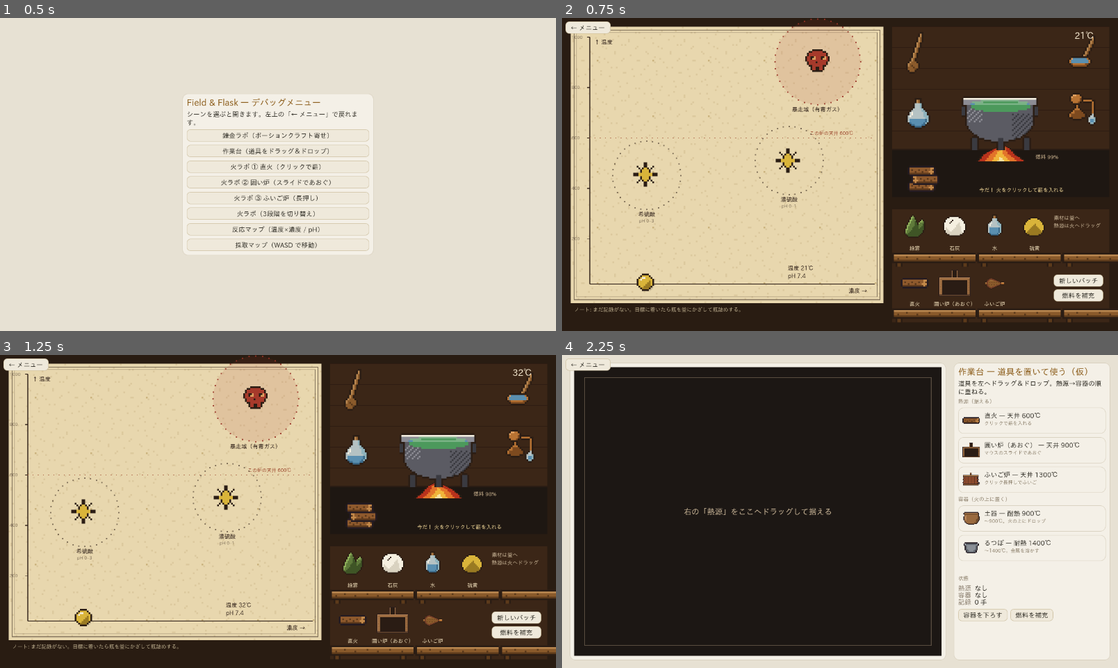
Above: before the commit, frames 1-4 (two rows, left to right).
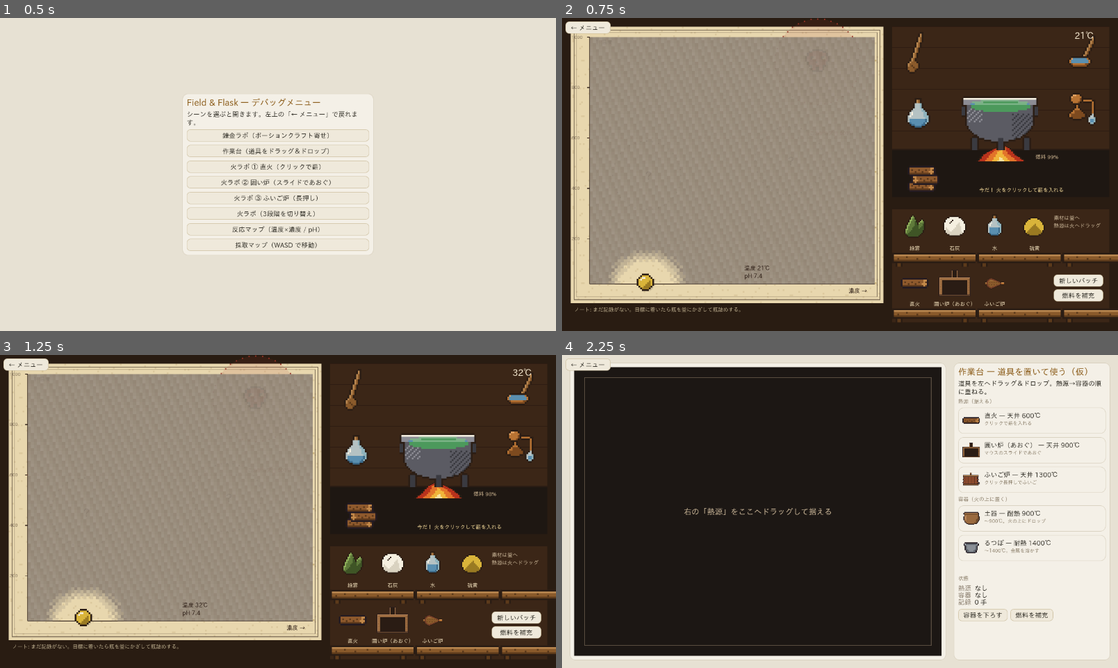
Above: after the commit, the same moments.

Repository: k-ken-ponko2/Field-And-Flask
Game: Godot game, scene res://presentation/debug/debug_menu.tscn
Two runs of this game, one before a commit and one after it. Both use one fixed random seed, a clock stepped at 60 frames per second and the inputs below. This scene is started directly instead of the project's main scene.
Inputs:
- Up to frame 1 (0.5 s): no input
- Up to frame 2 (0.75 s): click "錬金ラボ（ポーションクラフト寄せ）" at 0.5 s
- Up to frame 3 (1.25 s): no input
- Up to frame 4 (2.25 s): click "← メニュー" at 1.25 s; click "作業台（道具をドラッグ＆ドロップ）" at 2 s

Frame 1 is identical in both runs. In frame 2, 40% of the frame differs, in the area x 5-57%, y 6-86%; in frame 3, 40%; in frame 4, nothing differs.

Commit message:
Add fog of war and discovery to the alchemy map
反応マップにモヤ（霧）を入れる（docs/design/alchemy-lab.md §3）。

- core/reactions/map_exploration.gd: 探索状態（晴れた点の列・発見済みの物質）。Resource なので保存可能。
  mark_visited / reveal_around / discover / visibility / is_revealed。テスト追加（passed=159）
- alchemy_map_view.gd: モヤを 92×80 セルの低解像度テクスチャで描く（4 段階量子化＋市松の縁＝ドット絵の霧）。
  新しく晴れた点だけ差分で反映。未発見の目標は「？」、発見済みは八芒星＋名前。読み出しも
  「未知の物質（瓶詰めで判明）」
- alchemy_lab.gd: マーカーの移動で周りが晴れ（跡は残る）、瓶詰めで発見＝名前が付き周囲が広めに晴れる。
  初回は「新発見！」。探索状態はバッチをまたいで残る
- Web ビルドを Chromium で操作し、全面モヤ → 軌跡に沿って晴れる → 「？」 → 瓶詰めで名前と晴れ、を確認

Co-Authored-By: Claude Fable 5.1 <noreply@anthropic.com>
Claude-Session: https://claude.ai/code/session_01FSKeZJFgvj51DQoS47Yb1w

Diff:
--- a/core/__tests__/run_tests.gd
+++ b/core/__tests__/run_tests.gd
@@ -26,6 +26,7 @@
 	_test_heat_data()
 	_test_lab_bench()
 	_test_queue_and_stir()
+	_test_map_exploration()
 	_test_calendar()
 	print("========================================")
 	print("Field & Flask core tests: passed=%d failed=%d" % [_passed, _failed])
@@ -609,6 +610,22 @@
 	var replayed := note.replay(map, {&"vitriol": vitriol, &"lime": lime})
 	_ok(replayed.position.is_equal_approx(sim.position) and is_equal_approx(replayed.net_acid, sim.net_acid), "queue/stir をノートから再現できる")
 
+func _test_map_exploration() -> void:
+	var ex := MapExploration.new(&"acid_base")
+	_ok(is_zero_approx(ex.visibility(Vector2(2, 2))), "最初は全てモヤ")
+	_ok(ex.mark_visited(Vector2(2, 2)), "訪問点を記録")
+	_ok(not ex.mark_visited(Vector2(2.1, 2.0)), "近すぎる点は間引く")
+	_ok(ex.is_revealed(Vector2(2.5, 2.0)), "半径内は晴れ")
+	_ok(not ex.is_revealed(Vector2(4.0, 2.0)), "遠くはモヤのまま")
+	var v := ex.visibility(Vector2(2.0 + MapExploration.REVEAL_RADIUS + 0.25, 2.0))
+	_ok(v > 0.4 and v < 0.6, "縁は滑らかに落ちる (%.2f)" % v)
+	_ok(ex.mark_visited(Vector2(3, 2)) and ex.is_revealed(Vector2(3.5, 2.0)), "動いた先も晴れ、跡は残る")
+	_ok(not ex.is_discovered(&"dilute_sulfuric_acid"), "未発見")
+	_ok(ex.discover(&"dilute_sulfuric_acid") and ex.is_discovered(&"dilute_sulfuric_acid"), "瓶詰めで発見")
+	_ok(not ex.discover(&"dilute_sulfuric_acid"), "二度目は発見扱いにならない")
+	ex.reveal_around(Vector2(7, 5), 1.2 + MapExploration.DISCOVERY_MARGIN)
+	_ok(ex.is_revealed(Vector2(7, 7.1)), "発見で周りが広めに晴れる")
+
 # --- カレンダー -------------------------------------------------------------
 
 func _test_calendar() -> void:
--- /dev/null
+++ b/core/reactions/map_exploration.gd
@@ -0,0 +1,70 @@
+## 反応マップの探索状態（霧の晴れ方と発見済みの物質）。設計書 §3.2「未踏領域」。
+##
+## ポーションクラフトの霧と同じ約束:
+##   - マップは最初モヤで覆われ、マーカーが通った周りだけ晴れる（晴れた跡は残る）
+##   - 目標は晴れても「？」のまま。瓶詰め（生成）で初めて名前が付き、周りのモヤが広めに晴れる
+## 純粋ロジック（Resource なので .tres に保存できる＝セーブデータの一部）。描画は presentation 側。
+class_name MapExploration
+extends Resource
+
+## マーカーの周りが晴れる半径（マップ座標）。
+const REVEAL_RADIUS := 0.9
+## 発見（瓶詰め）で晴れる半径は、領域の半径にこれを足したもの。
+const DISCOVERY_MARGIN := 1.0
+## 訪問点を間引く距離（これより近い点は追加しない）。
+const MIN_STEP := 0.25
+
+@export var map_id: StringName = &""
+## 晴れた点の列 [{ "p": Vector2, "r": float }]。
+@export var revealed: Array = []
+## 発見済みの物質 id。
+@export var discovered: Array[StringName] = []
+
+func _init(id: StringName = &"") -> void:
+	map_id = id
+
+## マーカーの位置を記録する（近すぎれば追加しない）。追加したら true。
+func mark_visited(p: Vector2) -> bool:
+	if not revealed.is_empty():
+		var last: Dictionary = revealed.back()
+		if (last["p"] as Vector2).distance_to(p) < MIN_STEP:
+			return false
+	revealed.append({"p": p, "r": REVEAL_RADIUS})
+	return true
+
+## 任意の点の周りを晴らす（発見時など）。
+func reveal_around(p: Vector2, radius: float) -> void:
+	revealed.append({"p": p, "r": radius})
+
+## 物質を発見する。初めてなら true。
+func discover(product_id: StringName) -> bool:
+	if product_id == &"" or discovered.has(product_id):
+		return false
+	discovered.append(product_id)
+	return true
+
+func is_discovered(product_id: StringName) -> bool:
+	return discovered.has(product_id)
+
+## 点の見えやすさ（0=モヤ、1=晴れ）。最寄りの晴れた点の縁から soft だけ外側まで滑らかに落ちる。
+func visibility(p: Vector2, soft: float = 0.5) -> float:
+	var best := 0.0
+	for e in revealed:
+		var d := (e["p"] as Vector2).distance_to(p)
+		var r: float = e["r"]
+		var v: float
+		if d <= r:
+			v = 1.0
+		elif d >= r + soft:
+			v = 0.0
+		else:
+			v = 1.0 - (d - r) / soft
+		if v > best:
+			best = v
+			if best >= 1.0:
+				break
+	return best
+
+## 点がはっきり見えるか（晴れの内側）。
+func is_revealed(p: Vector2) -> bool:
+	return visibility(p, 0.0) >= 1.0
--- a/presentation/lab/alchemy_lab.gd
+++ b/presentation/lab/alchemy_lab.gd
@@ -23,6 +23,8 @@
 var sim: ReactionSim
 var bench := LabBench.new()
 var notes: Array[ReactionNote] = []
+## 探索状態（モヤの晴れ方・発見済み）。バッチをまたいで残る。
+var exploration: MapExploration
 
 var map_view: AlchemyMapView
 var station: CauldronStation
@@ -36,7 +38,9 @@
 		var m: MaterialDef = load("res://data/materials/%s.tres" % id)
 		if m != null:
 			materials[m.id] = m
+	exploration = MapExploration.new(map.id)
 	_build_ui()
+	map_view.exploration = exploration
 	# ポーションクラフト同様、最初から火と釜は据えてある。
 	bench.place_heat_source(load("res://data/heat/direct_fire.tres"), 1.0)
 	bench.place_vessel(load("res://data/heat/cauldron.tres"))
@@ -62,6 +66,7 @@
 		sim.batch_lost = true
 		_say("釜にひびが入った… 中身は失われた", Color(0.9, 0.5, 0.4))
 	station.liquid_color = LabAssets.litmus(sim.ph()) if not sim.batch_lost else Color(0.3, 0.1, 0.1)
+	exploration.mark_visited(sim.position)
 	map_view.heat_ceiling_celsius = bench.fire.source.max_temperature if bench.fire != null else 0.0
 	if _toast_timer > 0.0:
 		_toast_timer -= delta
@@ -107,7 +112,10 @@
 		return
 	var note := sim.to_note()
 	notes.append(note)
-	_say("%s を瓶詰め — 収率 %d%% / 純度目安 %.2f。ノートに記録した" % [tgt.label, int(round(note.recorded_yield * 100.0)), note.base_purity], Color(0.95, 0.85, 0.5))
+	var first := exploration.discover(tgt.product_id)
+	exploration.reveal_around(tgt.center, tgt.radius + MapExploration.DISCOVERY_MARGIN)
+	var head := "新発見！ " if first else ""
+	_say("%s%s を瓶詰め — 収率 %d%% / 純度目安 %.2f。ノートに記録した" % [head, tgt.label, int(round(note.recorded_yield * 100.0)), note.base_purity], Color(0.95, 0.85, 0.5))
 	_new_batch()
 
 func _on_dropped(data: Dictionary) -> void:
--- a/presentation/lab/alchemy_map_view.gd
+++ b/presentation/lab/alchemy_map_view.gd
@@ -1,12 +1,15 @@
 ## 羊皮紙の反応マップ（ポーションクラフト寄せ）。描画のみ、ロジックは ReactionSim。
 ##
 ## 描くもの: 羊皮紙、インクの軸と目盛り、目標（八芒星＋点線の円）、暴走（ドクロ＋赤いハッチ）、
-## 熱源の天井（点線）、たどった軌跡、投入済み素材の予告経路（点線）、ドラッグ中のかざし予告、マーカー（泡）。
-## マーカーは sim.position へ滑らかに追従する。
+## 熱源の天井（点線）、たどった軌跡、モヤ（MapExploration に従う霧）、投入済み素材の予告経路（点線）、
+## ドラッグ中のかざし予告、マーカー（泡）。マーカーは sim.position へ滑らかに追従する。
+## 未発見の目標は晴れても「？」で示し、瓶詰めで発見すると名前が付く。
 class_name AlchemyMapView
 extends Control
 
 var sim: ReactionSim
+## 探索状態（null ならモヤ無し＝全部見える）。
+var exploration: MapExploration = null
 var trail: PackedVector2Array = PackedVector2Array()
 ## ドラッグ中に釜の上へかざしている素材の予告（null なら無し）。
 var hover_material: MaterialDef = null
@@ -17,6 +20,15 @@
 var _pulse := 0.0
 const MARGIN := 44.0
 
+## モヤの解像度（プロット領域をこのセル数で覆う。粗いほどドット絵らしい）。
+const FOG_W := 92
+const FOG_H := 80
+const FOG_COLOR := Color(0.56, 0.51, 0.45)
+var _fog_vis := PackedFloat32Array()
+var _fog_applied := 0
+var _fog_tex: ImageTexture
+var _fog_img: Image
+
 func _ready() -> void:
 	texture_filter = CanvasItem.TEXTURE_FILTER_NEAREST
 	mouse_filter = Control.MOUSE_FILTER_IGNORE
@@ -38,6 +50,69 @@
 
 func _plot() -> Rect2:
 	return Rect2(Vector2(MARGIN, 24), size - Vector2(MARGIN + 20, 24 + MARGIN))
+
+# --- モヤ -----------------------------------------------------------------------
+
+## セル中心のマップ座標。
+func _fog_cell_to_map(cx: int, cy: int) -> Vector2:
+	var b := sim.map.bounds
+	return Vector2(
+		b.position.x + (cx + 0.5) / FOG_W * b.size.x,
+		b.position.y + (1.0 - (cy + 0.5) / FOG_H) * b.size.y
+	)
+
+## 探索状態に合わせてモヤを更新する（新しく晴れた点だけ差分で反映）。
+func _update_fog() -> void:
+	if exploration == null or sim == null:
+		return
+	var n := exploration.revealed.size()
+	if _fog_vis.size() != FOG_W * FOG_H or n < _fog_applied:
+		_fog_vis.resize(FOG_W * FOG_H)
+		_fog_vis.fill(0.0)
+		_fog_applied = 0
+	if n == _fog_applied and _fog_tex != null:
+		return
+	var b := sim.map.bounds
+	var soft := 0.5
+	for i in range(_fog_applied, n):
+		var e: Dictionary = exploration.revealed[i]
+		var p: Vector2 = e["p"]
+		var inner: float = e["r"]
+		var r: float = inner + soft
+		var x0 := clampi(int((p.x - r - b.position.x) / b.size.x * FOG_W), 0, FOG_W - 1)
+		var x1 := clampi(int((p.x + r - b.position.x) / b.size.x * FOG_W) + 1, 0, FOG_W - 1)
+		var y0 := clampi(int((1.0 - (p.y + r - b.position.y) / b.size.y) * FOG_H), 0, FOG_H - 1)
+		var y1 := clampi(int((1.0 - (p.y - r - b.position.y) / b.size.y) * FOG_H) + 1, 0, FOG_H - 1)
+		for cy in range(y0, y1 + 1):
+			for cx in range(x0, x1 + 1):
+				var d := _fog_cell_to_map(cx, cy).distance_to(p)
+				var v: float = 1.0 if d <= inner else (0.0 if d >= r else 1.0 - (d - inner) / soft)
+				var idx := cy * FOG_W + cx
+				if v > _fog_vis[idx]:
+					_fog_vis[idx] = v
+	_fog_applied = n
+	if _fog_img == null:
+		_fog_img = Image.create(FOG_W, FOG_H, false, Image.FORMAT_RGBA8)
+	for cy in FOG_H:
+		for cx in FOG_W:
+			var v := _fog_vis[cy * FOG_W + cx]
+			# 4 段階に量子化し、縁は市松で抜く（ドット絵の霧）。
+			var a := 1.0 - v
+			var q := floorf(a * 4.0) / 4.0
+			if a > 0.0 and a < 1.0 and (cx + cy) % 2 == 0:
+				q = minf(1.0, q + 0.25)
+			# 濃淡のむら（決定的なハッシュ）。
+			var grain := float((cx * 7 + cy * 13) % 11) / 11.0 * 0.12
+			var c := FOG_COLOR.lightened(grain)
+			c.a = clampf(q * 0.94, 0.0, 1.0)
+			_fog_img.set_pixel(cx, cy, c)
+	if _fog_tex == null:
+		_fog_tex = ImageTexture.create_from_image(_fog_img)
+	else:
+		_fog_tex.update(_fog_img)
+
+func _visible_at(p: Vector2) -> float:
+	return 1.0 if exploration == null else exploration.visibility(p)
 
 func to_screen(p: Vector2) -> Vector2:
 	var b := sim.map.bounds
@@ -72,7 +147,7 @@
 		var cy := to_screen(Vector2(0, sim.map.temperature_to_y(heat_ceiling_celsius))).y
 		LabAssets.dotted_line(self, Vector2(r.position.x, cy), Vector2(r.end.x, cy), Color(0.6, 0.25, 0.15, 0.8), 12.0, 2.0)
 		draw_string(font, Vector2(r.end.x - 150, cy - 6), "この炉の天井 %d℃" % int(heat_ceiling_celsius), HORIZONTAL_ALIGNMENT_LEFT, -1, 11, Color(0.6, 0.25, 0.15))
-	# 領域
+	# 領域（モヤの下。未発見の目標は「？」、発見済みは八芒星）
 	for reg in sim.map.regions:
 		var c := to_screen(reg.center)
 		var rad := reg.radius / sim.map.bounds.size.x * r.size.x
@@ -80,18 +155,34 @@
 			draw_circle(c, rad, Color(0.65, 0.2, 0.15, 0.12))
 			LabAssets.dotted_circle(self, c, rad, Color(0.6, 0.2, 0.15, 0.9), 40, 3.0)
 			LabAssets.blit_center(self, LabAssets.TEX[&"hazard"], c)
+		elif _is_known(reg):
+			LabAssets.dotted_circle(self, c, rad, LabAssets.INK_SOFT, 36, 3.0)
+			LabAssets.blit_center(self, LabAssets.TEX[&"target"], c)
 		else:
 			LabAssets.dotted_circle(self, c, rad, LabAssets.INK_SOFT, 36, 3.0)
-			LabAssets.blit_center(self, LabAssets.TEX[&"target"], c)
-		draw_string(font, c + Vector2(-rad, rad + 16), reg.label, HORIZONTAL_ALIGNMENT_CENTER, rad * 2.0, 13, LabAssets.INK)
-		if reg.requires_ph:
-			draw_string(font, c + Vector2(-rad, rad + 30), "pH %.0f–%.0f" % [reg.ph_min, reg.ph_max], HORIZONTAL_ALIGNMENT_CENTER, rad * 2.0, 10, LabAssets.INK_SOFT)
+			draw_string(font, c + Vector2(-7, 9), "？", HORIZONTAL_ALIGNMENT_LEFT, -1, 22, LabAssets.INK)
 	# 軌跡（インクの細線）
 	if trail.size() >= 2:
 		var pts := PackedVector2Array()
 		for p in trail:
 			pts.append(to_screen(p))
 		draw_polyline(pts, Color(0.17, 0.11, 0.08, 0.45), 2.0)
+	# モヤ
+	if exploration != null:
+		_update_fog()
+		if _fog_tex != null:
+			draw_texture_rect(_fog_tex, r, false)
+	# 名前（モヤの上。発見済み、または暴走域は晴れていれば）
+	for reg in sim.map.regions:
+		var c := to_screen(reg.center)
+		var rad := reg.radius / sim.map.bounds.size.x * r.size.x
+		var known := reg.kind == ReactionRegion.Kind.HAZARD or _is_known(reg)
+		var vis := _visible_at(reg.center)
+		if not known or vis < 0.5:
+			continue
+		draw_string(font, c + Vector2(-rad, rad + 16), reg.label, HORIZONTAL_ALIGNMENT_CENTER, rad * 2.0, 13, LabAssets.INK)
+		if reg.requires_ph:
+			draw_string(font, c + Vector2(-rad, rad + 30), "pH %.0f–%.0f" % [reg.ph_min, reg.ph_max], HORIZONTAL_ALIGNMENT_CENTER, rad * 2.0, 10, LabAssets.INK_SOFT)
 	# 予告経路（投入済み）
 	var pending := sim.pending_points()
 	for i in pending.size() - 1:
@@ -120,6 +211,11 @@
 	]
 	var tgt := sim.reached_target()
 	if tgt != null:
-		lines.append("→ %s 収率 %d%%" % [tgt.label, int(round(sim.yield_ratio() * 100.0))])
+		var shown_name: String = tgt.label if _is_known(tgt) else "未知の物質（瓶詰めで判明）"
+		lines.append("→ %s 収率 %d%%" % [shown_name, int(round(sim.yield_ratio() * 100.0))])
 	for i in lines.size():
-		draw_string(font, Vector2(r.end.x - 200, r.end.y - 14 - (lines.size() - 1 - i) * 18), lines[i], HORIZONTAL_ALIGNMENT_LEFT, -1, 13, LabAssets.INK)
+		draw_string(font, Vector2(r.end.x - 300, r.end.y - 14 - (lines.size() - 1 - i) * 18), lines[i], HORIZONTAL_ALIGNMENT_LEFT, -1, 13, LabAssets.INK)
+
+## 目標が発見済みか（探索状態が無ければ全て既知）。
+func _is_known(reg: ReactionRegion) -> bool:
+	return exploration == null or exploration.is_discovered(reg.product_id)
Not shown, added: core/reactions/map_exploration.gd.uid
Binary file changed: docs/prototypes/screenshot-alchemy-lab-bottled.png
Binary file changed: docs/prototypes/screenshot-alchemy-lab-hover.png
Binary file changed: docs/prototypes/screenshot-alchemy-lab.png
Not shown, changed: core/README.md
Not shown, changed: docs/design/alchemy-lab.md
